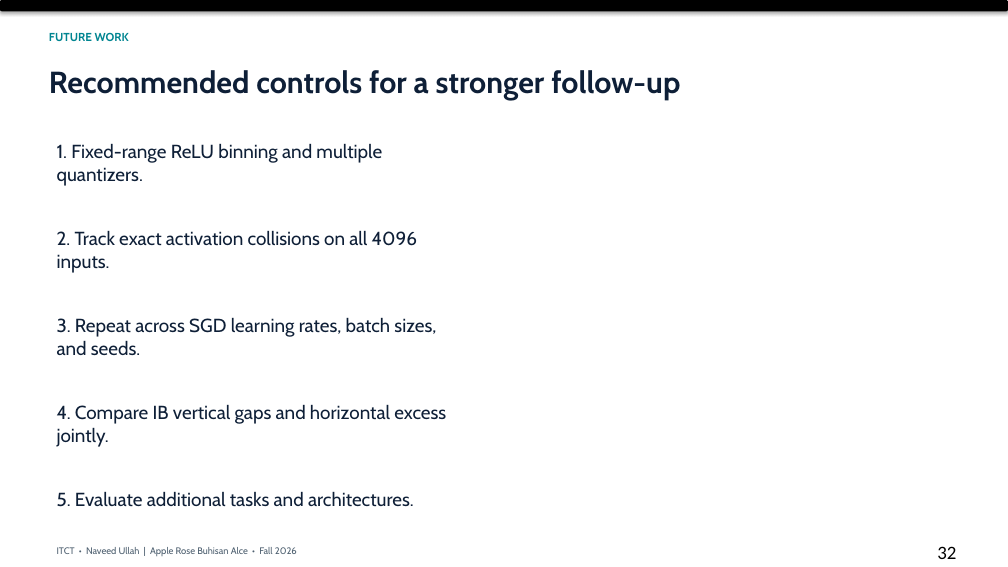
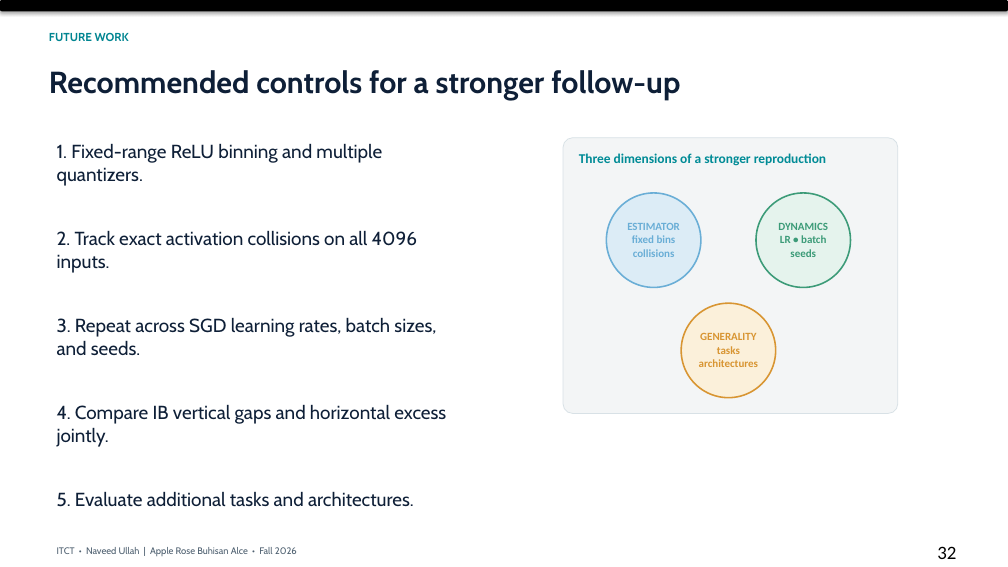
Before and after one commit to arba318/arba318.github.io, a slide deck: slide 32 of itct-midterm/artifacts/ITCT_Final_Presentation.pptx. Drawn at 1008x567 pixels with LibreOffice and Linux fonts; fonts in the diff are those of the drawing. Boxes give left, top, right and bottom in pixels: in the first picture for what was removed or moved away, otherwise in the second. Text is boxed around its words. In the diff, an @@ line names an element or a change of style, - is before the commit and + after.

```diff
--- a/itct-midterm/artifacts/ITCT_Final_Presentation.pptx
+++ b/itct-midterm/artifacts/ITCT_Final_Presentation.pptx
@@ rounded rectangle added at (563, 138, 898, 414), fill #F3F5F6, outline #D8E1E6 0.75 pt @@
@@ text added at (579, 153, 826, 166), 12.8 pt, text #008B96, bold @@
+Three dimensions of a stronger reproduction
@@ ellipse added at (606, 193, 701, 287), fill #DCECF6, outline #6AAED6 1.5 pt @@
@@ ellipse added at (756, 193, 851, 287), fill #E5F3ED, outline #3C9B78 1.5 pt @@
@@ text added at (627, 223, 680, 257), 10.5 pt, text #6AAED6, bold @@
+ESTIMATOR
+fixed bins
+collisions
@@ text added at (778, 223, 828, 257), 10.5 pt, text #3C9B78, bold @@
+DYNAMICS
+LR • batch
+seeds
@@ ellipse added at (681, 303, 776, 398), fill #FBF0DA, outline #D89532 1.5 pt @@
@@ text added at (699, 333, 758, 367), 10.5 pt, text #D89532, bold @@
+GENERALITY
+tasks
+architectures
```
Also in this commit, not shown: 11 other slides changed, 1 other file.
